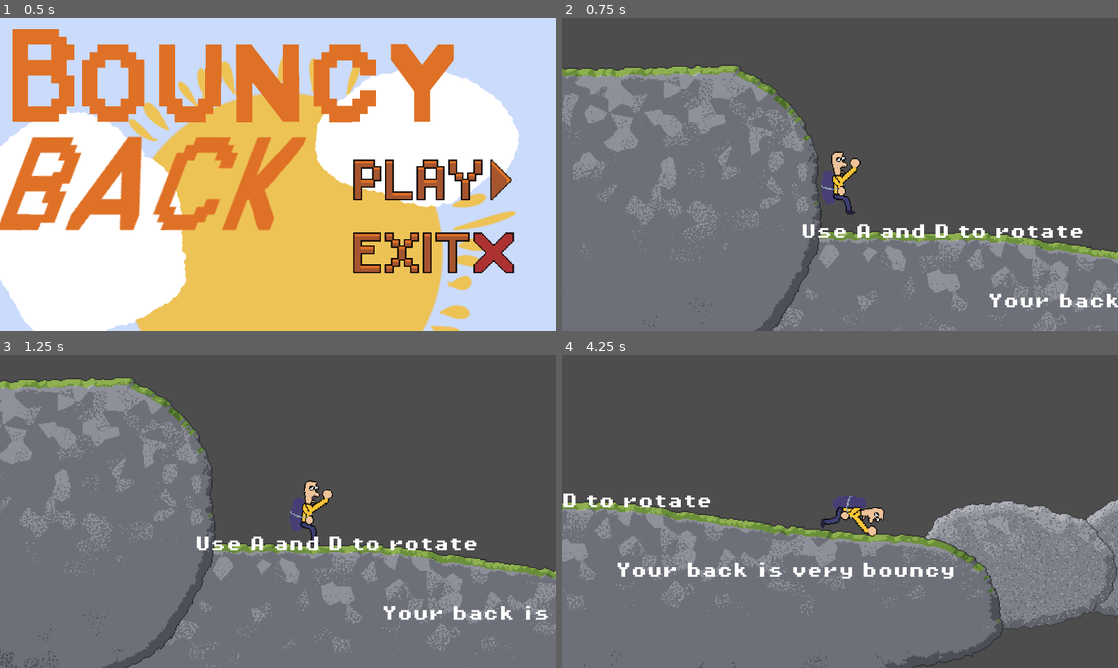
Above: before the commit, frames 1-4 (two rows, left to right).
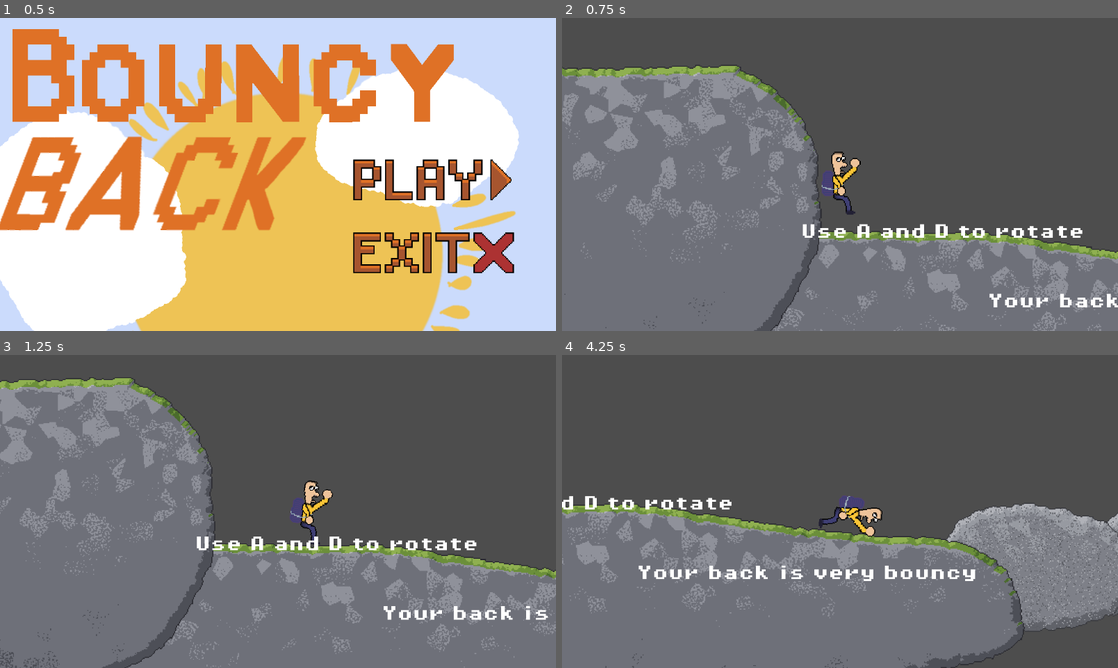
Above: after the commit, the same moments.

Repository: Hustawek/bouncy-back
Game: Godot game, scene res://main.tscn
Same seed, same stepped clock (60 frames per second), same inputs: the game is played once before the commit and once after it.
Inputs (mouse positions are in pixels of both pictures, inside the frame that each line leads up to):
- Up to frame 1 (0.5 s): no input
- Up to frame 2 (0.75 s): click (995, 180) at 0.5 s
- Up to frame 3 (1.25 s): no input
- Up to frame 4 (4.25 s): tap Enter at 1.25 s; move the mouse to (962, 495) at 1.27 s; hold D (rotate_right) 1.28-2 s; click (962, 495) at 1.42 s; tap Space at 1.52 s; drag from (728, 527) to (873, 502) at 2.02 s; move the mouse to (895, 442) at 2.77 s; hold D (rotate_right) 2.78-3.5 s; drag from (812, 574) to (634, 473) at 3.52 s

Frame 1 is identical in both runs. In frame 2, less than 0.1% of the frame differs, in the area x 46-51%, y 43-60%; in frame 3, less than 0.1%; in frame 4, 13%, in the area x 0-100%, y 44-100%.

Commit message:
fire

Diff:
--- a/player.gd
+++ b/player.gd
@@ -16,7 +16,7 @@
 @export var bounce_cooldown := 0.15       # seconds before another bounce can fire
 @export var bounce_spin_factor := 1.0     # spin from an off-center bounce: 0 = none, 1 = realistic
 @export_range(0.0, 1.0) var bounce_carry := 0.8   # share of incoming speed along the surface kept: 0 = none, 1 = all
-
+var texture_reset_timer: Timer
 @onready var _back_sensor: Area2D = $BackSensor
 @onready var _back_shape: CollisionShape2D = $BackSensor/CollisionShape2D
 var _cooldown_left := 0.0
@@ -30,6 +30,10 @@
 	max_contacts_reported = 4
 	body_entered.connect(_on_body_entered)
 	_back_sensor.body_entered.connect(_on_back_sensor_body_entered)
+	texture_reset_timer = Timer.new()
+	texture_reset_timer.one_shot = true
+	texture_reset_timer.timeout.connect(_reset_texture)
+	add_child(texture_reset_timer)
 
 
 var last_collision_point := Vector2.ZERO
@@ -103,7 +107,10 @@
 
 	_cooldown_left = bounce_cooldown
 	$JumpSound.play()
-
+	$PL.texture = load("res://sprites/jakisBullshit2.png")
+	texture_reset_timer.start(0.15)
+func _reset_texture() -> void:
+	$PL.texture = load("res://sprites/jakisBullshit1.png")
 
 # Asks the physics engine where the BackSensor's shape touches something.
 # Returns {} if it touches nothing, otherwise a dictionary with "point" and
--- a/player.tscn
+++ b/player.tscn
@@ -1,7 +1,7 @@
 [gd_scene format=3 uid="uid://b0geaeq6x5lau"]
 
 [ext_resource type="Script" uid="uid://cimicfi5jbwo1" path="res://player.gd" id="1_4flbx"]
-[ext_resource type="Texture2D" uid="uid://u74sappk2vby" path="res://sprites/jakisBullshit.png" id="2_onrkg"]
+[ext_resource type="Texture2D" uid="uid://cv50y6npv8ufw" path="res://sprites/jakisBullshit1.png" id="2_hqtel"]
 [ext_resource type="FontFile" uid="uid://duig7wikd3vqf" path="res://brackeys_platformer_assets/fonts/PixelOperator8.ttf" id="3_i3pqv"]
 [ext_resource type="AudioStream" uid="uid://c344oprnxsrr5" path="res://sounds/spike.ogg" id="4_hqtel"]
 
@@ -77,9 +77,9 @@
 bounce_spin_factor = 0.0
 bounce_carry = 0.3
 
-[node name="Sprite2D" type="Sprite2D" parent="." unique_id=1734874628]
+[node name="PL" type="Sprite2D" parent="." unique_id=1734874628]
 rotation = -1.5707964
-texture = ExtResource("2_onrkg")
+texture = ExtResource("2_hqtel")
 
 [node name="Camera2D" type="Camera2D" parent="." unique_id=1111577256]
 zoom = Vector2(2.025, 2.025)
@@ -89,7 +89,7 @@
 collision_layer = 0
 
 [node name="CollisionShape2D" type="CollisionShape2D" parent="BackSensor" unique_id=962849938]
-position = Vector2(4, 12)
+position = Vector2(1, 12.000001)
 rotation = -1.6057029
 shape = SubResource("CapsuleShape2D_60f5w")
 
